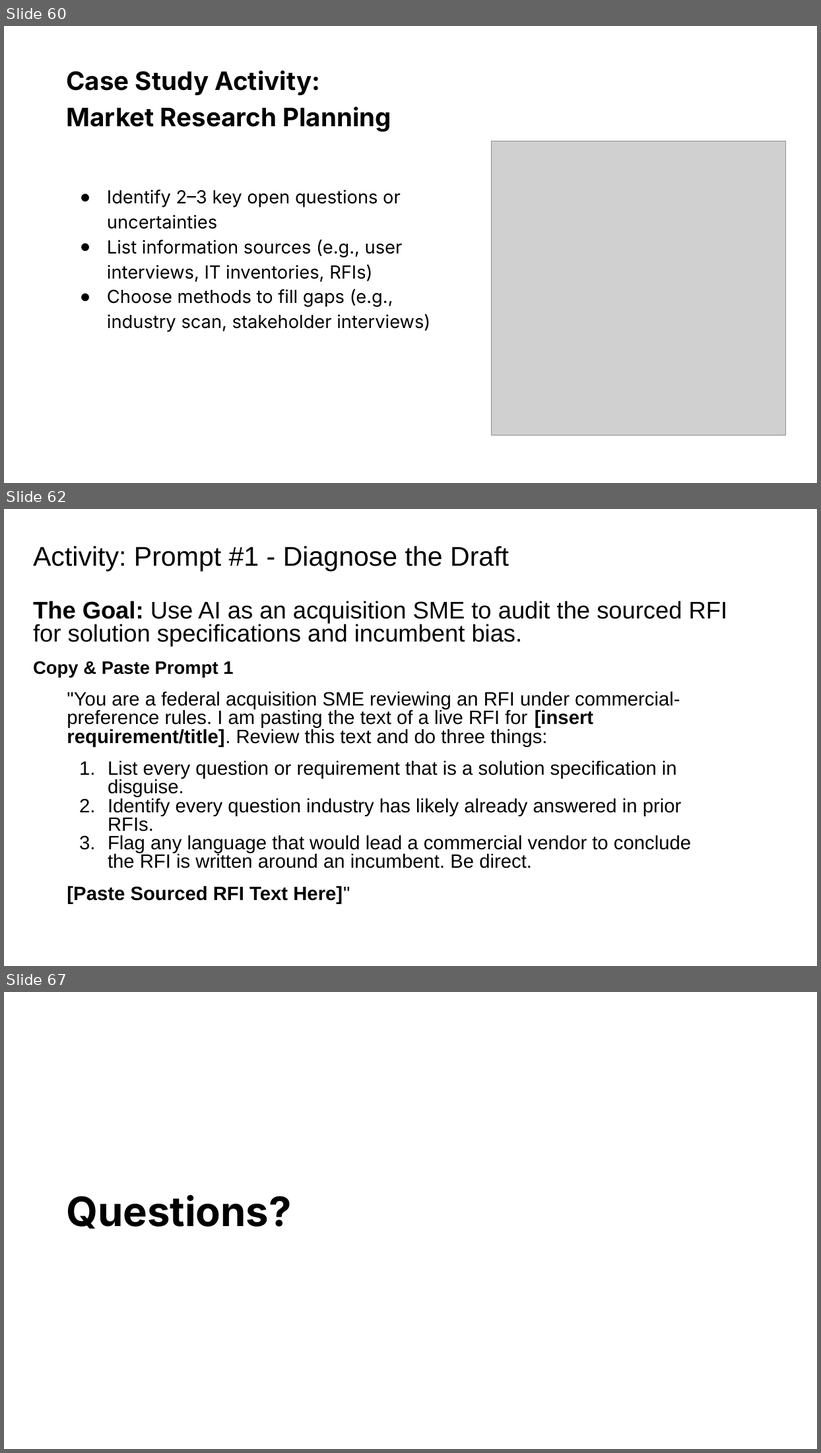
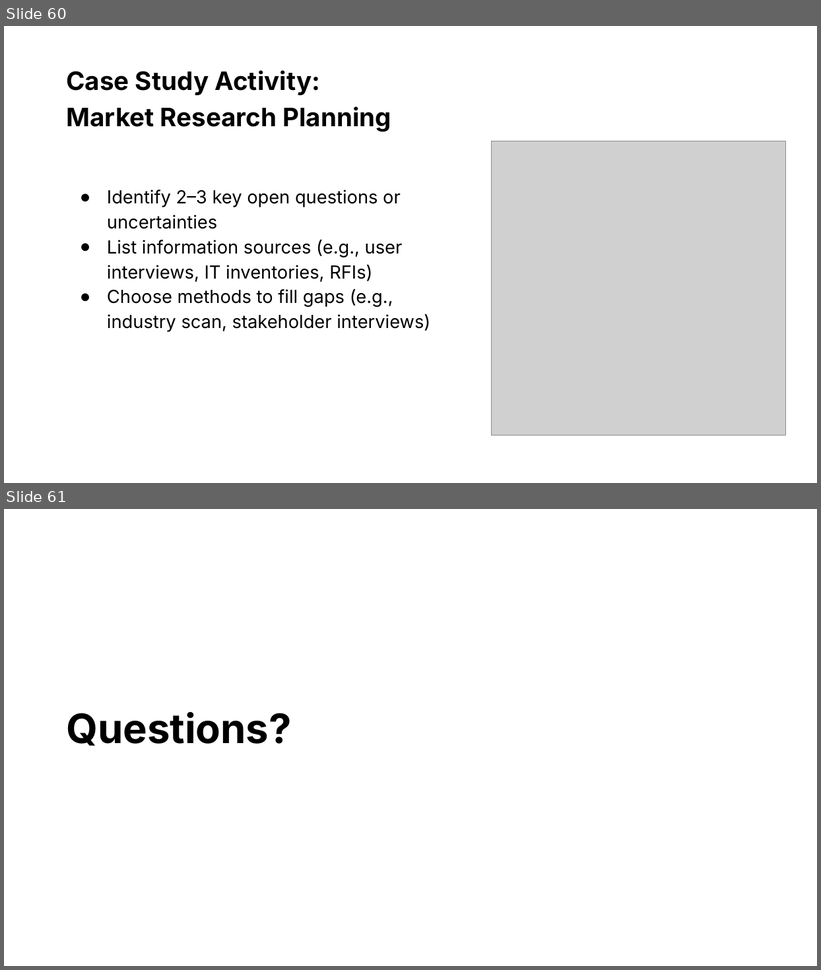
Before and after one commit to usds/ditap-curriculum-update, a slide deck: 3_Curriculum/3A_DITAP-Core-Curriculum/Module-2/In-Class Materials/1_Module 2 Presentation.pptx. Shown one above the other, each under a label of ours: slides 60, 62 and 67 before the commit, slides 60 and 61 after it; the slides between them are not shown. The pictures are 821x1453 and 821x970 pixels, drawn with LibreOffice and Linux fonts; fonts in the diff are those of the drawing; grey boxes stand for pictures. Boxes give left, top, right and bottom in pixels: in the first picture for what was removed or moved away, otherwise in the second. Text is boxed around its words. In the diff, an @@ line names an element or a change of style, - is before the commit and + after.

```diff
--- a/3_Curriculum/3A_DITAP-Core-Curriculum/Module-2/In-Class Materials/1_Module 2 Presentation.pptx
+++ b/3_Curriculum/3A_DITAP-Core-Curriculum/Module-2/In-Class Materials/1_Module 2 Presentation.pptx
@@ slide 62 removed at bbox=[4, 509, 817, 966], background #FFFFFF @@
@@ title removed at bbox=[33, 546, 509, 572] @@
-Activity: Prompt #1 - Diagnose the Draft
@@ text removed at bbox=[33, 601, 728, 904] @@
-The Goal: Use AI as an acquisition SME to audit the sourced RFI for solution specifications and incumbent bias.
-Copy & Paste Prompt 1
-"You are a federal acquisition SME reviewing an RFI under commercial-preference rules. I am pasting the text of a live RFI for [insert requirement/title]. Review this text and do three things:
-1. List every question or requirement that is a solution specification in disguise.
-2. Identify every question industry has likely already answered in prior RFIs.
-3. Flag any language that would lead a commercial vendor to conclude the RFI is written around an incumbent. Be direct.
-[Paste Sourced RFI Text Here]"
@@ what was slide 67 is now slide 61 @@
```
Also in this commit, not shown: 5 other slides removed, 3 other files.
